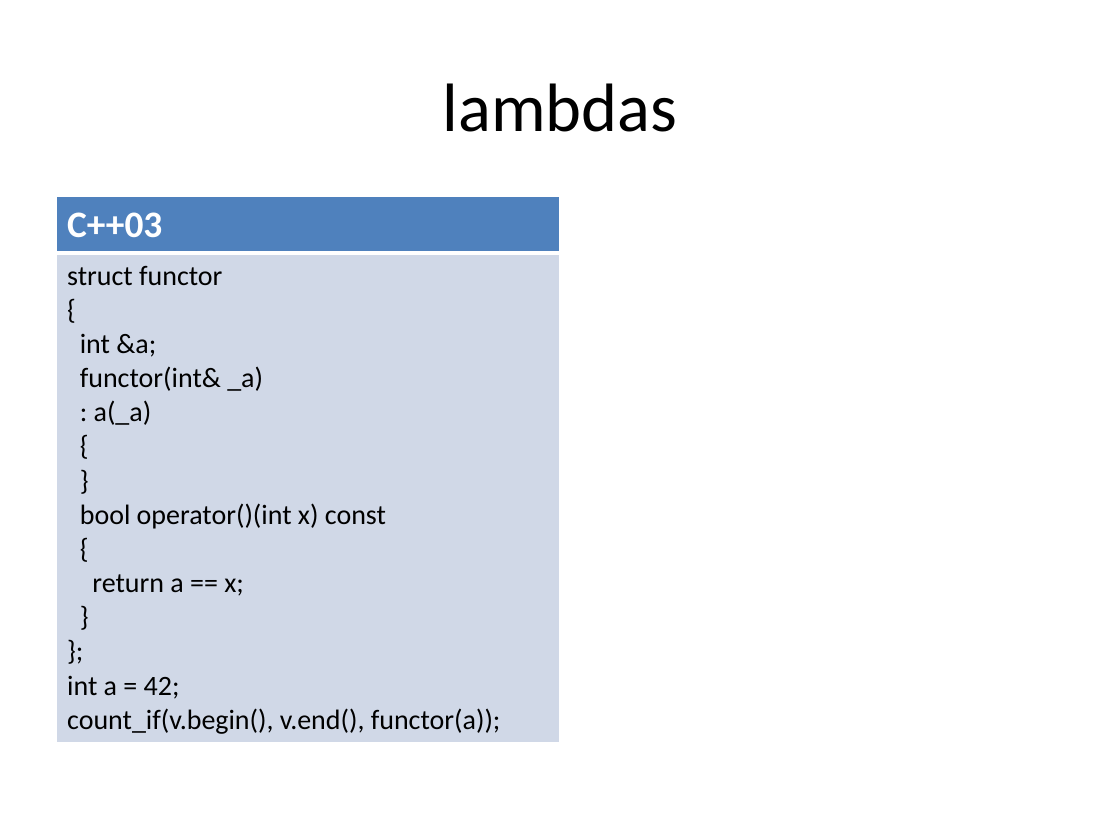
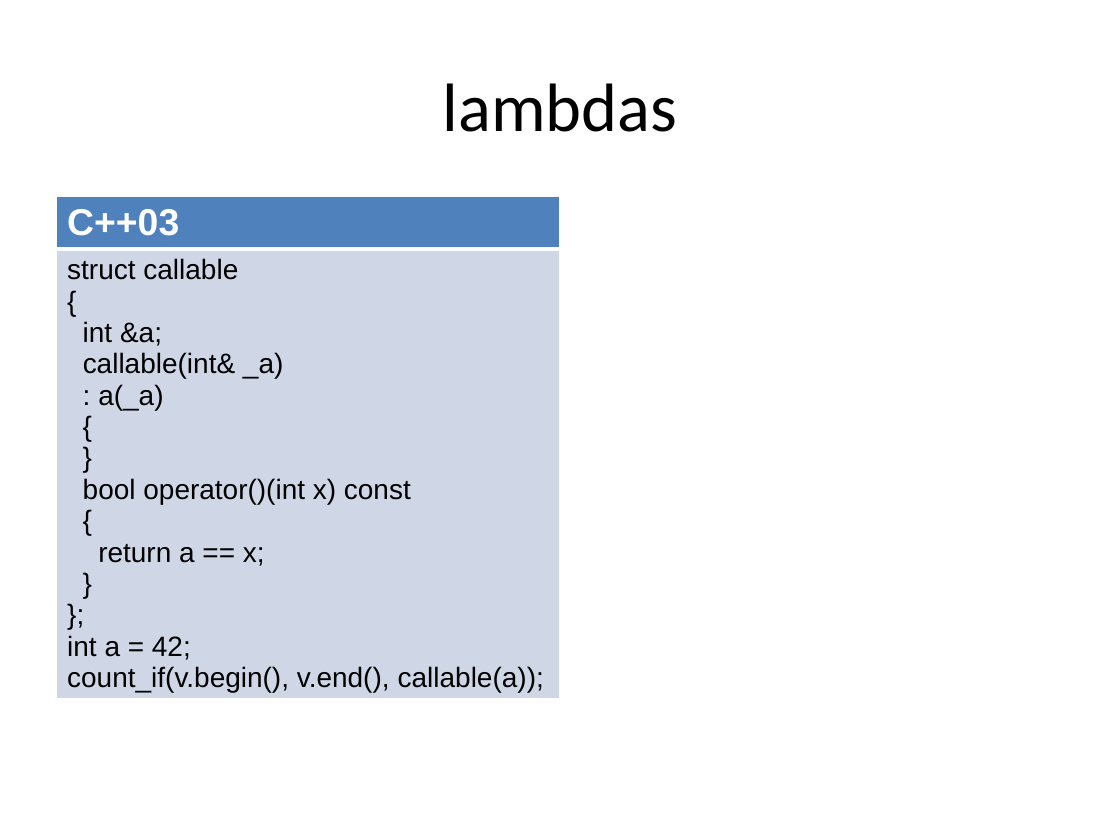
Before and after one commit to xtofl/cpp11training, a slide deck: slide 3 of slides/2.lambdas-c11-121213071023-phpapp02-reordered.pptx. Drawn at 1120x840 pixels with LibreOffice and Linux fonts; fonts in the diff are those of the drawing. Boxes give left, top, right and bottom in pixels: in the first picture for what was removed or moved away, otherwise in the second. Text is boxed around its words. In the diff, an @@ line names an element or a change of style, - is before the commit and + after.

```diff
--- a/slides/2.lambdas-c11-121213071023-phpapp02-reordered.pptx
+++ b/slides/2.lambdas-c11-121213071023-phpapp02-reordered.pptx
@@ table at bbox=[56, 196, 560, 696] @@
-row 2, column 1: struct functor / { / int &a; / functor(int& _a) / : a(_a) / { } / bool operator()(int x) const / { / return a == x; } }; / int a = 42; / count_if(v.begin(), v.end(), functor(a));
+row 2, column 1: struct callable / { / int &a; / callable(int& _a) / : a(_a) / { } / bool operator()(int x) const / { / return a == x; } }; / int a = 42; / count_if(v.begin(), v.end(), callable(a));
@@ fill #D0D8E8 to #CFD7E7 in row 2, column 1 @@
@@ font Calibri to Arial in "C++03" @@
```
Also in this commit, not shown: 10 other slides changed, 1 slide added, 1 other file.
